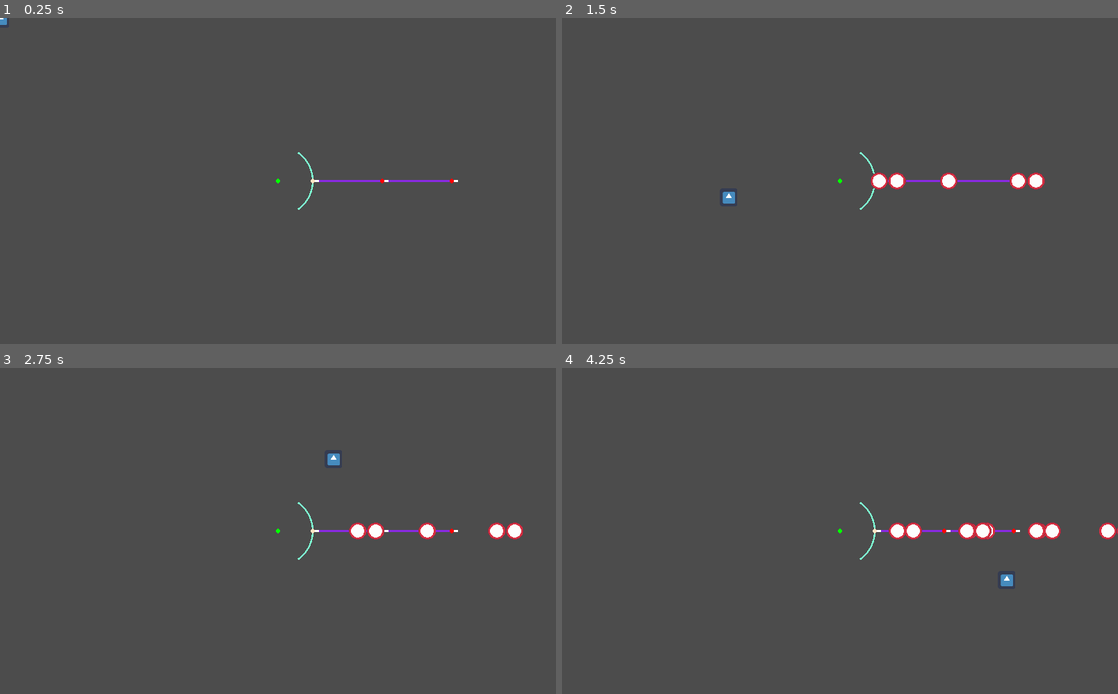
Above: before the commit, frames 1-4 (two rows, left to right).
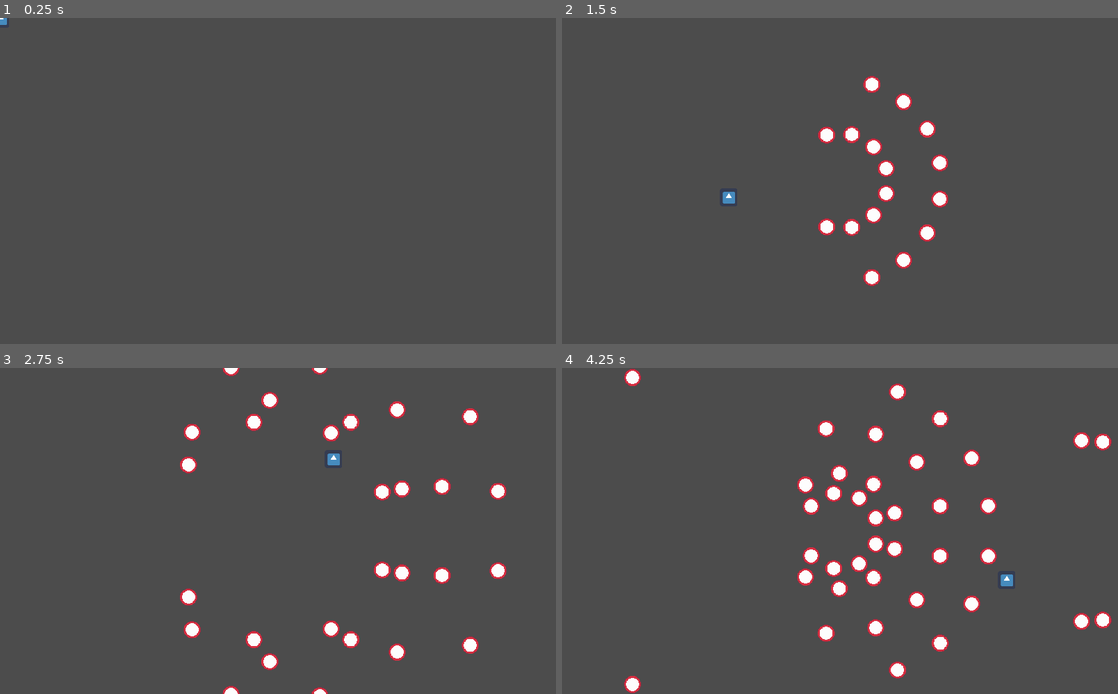
Above: after the commit, the same moments.

Repository: flimsy-window/gebs
Game: Godot game, scene res://scenes/test_scene.tscn
The game is run twice, just before and just after one commit, with the same random seed, the same clock (stepped at 60 frames per second) and the same inputs. The engine's default icon, where the game draws it, is replaced by a stand-in: a white triangle on a blue panel in a dark square.
Inputs (mouse positions are in pixels of both pictures, inside the frame that each line leads up to):
- Up to frame 1 (0.25 s): no input
- Up to frame 2 (1.5 s): tap Enter at 0.5 s; move the mouse to (962, 164) at 0.52 s; press the mouse at (962, 164) at 0.53 s; tap Middle mouse button (MIDDLE_CLICK) at 0.8, 1.35 s; move the mouse to (728, 197) at 1.27 s; release the mouse at (728, 197) at 1.28 s
- Up to frame 3 (2.75 s): right-click (166, 547) at 1.55 s; move the mouse to (333, 459) at 2.02 s; hold Right mouse button (RIGHT_CLICK) from 2.03 s (still down); click (333, 459) at 2.3 s
- Up to frame 4 (4.25 s): move the mouse to (812, 596) at 2.77 s; release Right mouse button (RIGHT_CLICK) at 2.78 s; click (812, 596) at 2.85 s; tap Middle mouse button (MIDDLE_CLICK) at 3.05 s; move the mouse to (1006, 579) at 3.52 s; hold Middle mouse button (MIDDLE_CLICK) from 3.53 s (still down); right-click (1006, 579) at 3.8 s

The runs differ from the first frame. In frame 1, 0.2% of the frame differs, in the area x 49-83%, y 41-59%; in frame 2, 2.9%; in frame 3, 4.2%; in frame 4, 6.1%, in the area x 11-100%, y 0-100%.

Commit message:
Fixed dumb mistakes

Diff:
--- a/project.godot
+++ b/project.godot
@@ -14,12 +14,17 @@
 "language": "GDScript",
 "path": "res://scripts/for_testing/bullet.gd"
 }, {
+"base": "Area2D",
+"class": "BulletContainer",
+"language": "GDScript",
+"path": "res://scripts/bullet_container.gd"
+}, {
 "base": "Resource",
 "class": "BulletResource",
 "language": "GDScript",
 "path": "res://scripts/bullet_resource.gd"
 }, {
-"base": "Area2D",
+"base": "Node2D",
 "class": "BulletSpawner",
 "language": "GDScript",
 "path": "res://scripts/bullet_spawner_class.gd"
@@ -31,6 +36,7 @@
 } ]
 _global_script_class_icons={
 "Bullet": "",
+"BulletContainer": "",
 "BulletResource": "",
 "BulletSpawner": "",
 "RadialBulletSpawner": ""
--- a/resources/test_bullet.tres
+++ b/resources/test_bullet.tres
@@ -6,7 +6,7 @@
 [resource]
 script = ExtResource( 1 )
 bullet = ExtResource( 2 )
-max_speed = 1.0
+max_speed = 3.0
 acceleration = 0.75
 knockback_power = 30
 lifetime = 0
--- a/scenes/test_scene.tscn
+++ b/scenes/test_scene.tscn
@@ -1,17 +1,21 @@
-[gd_scene load_steps=8 format=2]
+[gd_scene load_steps=11 format=2]
 
 [ext_resource path="res://scripts/radial_bullet_spawner.gd" type="Script" id=1]
 [ext_resource path="res://resources/test_bullet.tres" type="Resource" id=2]
 [ext_resource path="res://scripts/for_testing/target.gd" type="Script" id=3]
 [ext_resource path="res://icon.png" type="Texture" id=4]
 [ext_resource path="res://scripts/for_testing/main.gd" type="Script" id=5]
+[ext_resource path="res://scripts/bullet_container.gd" type="Script" id=6]
+[ext_resource path="res://scripts/for_testing/test_timer.gd" type="Script" id=7]
 
 [sub_resource type="CircleShape2D" id=1]
 radius = 32.0
 
-[sub_resource type="Animation" id=2]
+[sub_resource type="Animation" id=3]
+resource_name = "demo"
+length = 30.0
 tracks/0/type = "value"
-tracks/0/path = NodePath(".:point_curve")
+tracks/0/path = NodePath("bullet_spawner:spawn_mode")
 tracks/0/interp = 1
 tracks/0/loop_wrap = true
 tracks/0/imported = false
@@ -19,38 +23,172 @@
 tracks/0/keys = {
 "times": PoolRealArray( 0 ),
 "transitions": PoolRealArray( 1 ),
+"update": 1,
+"values": [ 0 ]
+}
+tracks/1/type = "value"
+tracks/1/path = NodePath("bullet_spawner:arc_width_degrees")
+tracks/1/interp = 1
+tracks/1/loop_wrap = true
+tracks/1/imported = false
+tracks/1/enabled = true
+tracks/1/keys = {
+"times": PoolRealArray( 0, 2, 5, 6.5 ),
+"transitions": PoolRealArray( 1, 1, 1, 1 ),
 "update": 0,
-"values": [ 491.27 ]
+"values": [ 110.0, 360.0, 360.0, 180.0 ]
+}
+tracks/2/type = "value"
+tracks/2/path = NodePath("bullet_spawner:bullet_angle")
+tracks/2/interp = 1
+tracks/2/loop_wrap = true
+tracks/2/imported = false
+tracks/2/enabled = true
+tracks/2/keys = {
+"times": PoolRealArray( 0, 3.5, 4, 4.5, 5.5, 6.5, 7 ),
+"transitions": PoolRealArray( 1, 1, 1, 1, 1e+06, 1, 1 ),
+"update": 0,
+"values": [ 0.0, 0.0, -179.9, -179.9, 179.9, 0.0, 0.0 ]
+}
+tracks/3/type = "value"
+tracks/3/path = NodePath("bullet_spawner:arc_rotation_degrees")
+tracks/3/interp = 1
+tracks/3/loop_wrap = true
+tracks/3/imported = false
+tracks/3/enabled = true
+tracks/3/keys = {
+"times": PoolRealArray( 0, 2.5, 3.5, 5, 5.6, 6.5 ),
+"transitions": PoolRealArray( 1, 1, 1, 1, 1, 1 ),
+"update": 0,
+"values": [ 0.0, 0.0, 45.0, 0.0, 0.0, 360.0 ]
+}
+tracks/4/type = "value"
+tracks/4/path = NodePath("bullet_spawner:point_count")
+tracks/4/interp = 1
+tracks/4/loop_wrap = true
+tracks/4/imported = false
+tracks/4/enabled = true
+tracks/4/keys = {
+"times": PoolRealArray( 0 ),
+"transitions": PoolRealArray( 1 ),
+"update": 1,
+"values": [ 8 ]
+}
+tracks/5/type = "value"
+tracks/5/path = NodePath("bullet_spawner:rotation_speed")
+tracks/5/interp = 1
+tracks/5/loop_wrap = true
+tracks/5/imported = false
+tracks/5/enabled = true
+tracks/5/keys = {
+"times": PoolRealArray( 0, 5.6 ),
+"transitions": PoolRealArray( 1, 1 ),
+"update": 1,
+"values": [ 0.0, 4.0 ]
+}
+
+[sub_resource type="Animation" id=2]
+tracks/0/type = "value"
+tracks/0/path = NodePath("bullet_spawner:point_count")
+tracks/0/interp = 1
+tracks/0/loop_wrap = true
+tracks/0/imported = false
+tracks/0/enabled = true
+tracks/0/keys = {
+"times": PoolRealArray( 0 ),
+"transitions": PoolRealArray( 1 ),
+"update": 1,
+"values": [ 5 ]
+}
+tracks/1/type = "value"
+tracks/1/path = NodePath("bullet_spawner:arc_width_degrees")
+tracks/1/interp = 1
+tracks/1/loop_wrap = true
+tracks/1/imported = false
+tracks/1/enabled = true
+tracks/1/keys = {
+"times": PoolRealArray( 0 ),
+"transitions": PoolRealArray( 1 ),
+"update": 0,
+"values": [ 360.0 ]
+}
+tracks/2/type = "value"
+tracks/2/path = NodePath("bullet_spawner:arc_rotation_degrees")
+tracks/2/interp = 1
+tracks/2/loop_wrap = true
+tracks/2/imported = false
+tracks/2/enabled = true
+tracks/2/keys = {
+"times": PoolRealArray( 0 ),
+"transitions": PoolRealArray( 1 ),
+"update": 0,
+"values": [ -252.0 ]
+}
+tracks/3/type = "value"
+tracks/3/path = NodePath("bullet_spawner:spawn_mode")
+tracks/3/interp = 1
+tracks/3/loop_wrap = true
+tracks/3/imported = false
+tracks/3/enabled = true
+tracks/3/keys = {
+"times": PoolRealArray( 0 ),
+"transitions": PoolRealArray( 1 ),
+"update": 1,
+"values": [ 2 ]
 }
 
 [node name="main" type="Node2D"]
-position = Vector2( 512, 300 )
 script = ExtResource( 5 )
 
-[node name="bullet_spawner" type="Area2D" parent="."]
+[node name="bullet_container" type="Area2D" parent="."]
 collision_mask = 1024
+script = ExtResource( 6 )
+__meta__ = {
+"_edit_group_": true
+}
+
+[node name="bullet_spawner" type="Node2D" parent="."]
+position = Vector2( 512, 300 )
 script = ExtResource( 1 )
+__meta__ = {
+"_edit_group_": true
+}
+VISUAL = false
+bullet_container = NodePath("../bullet_container")
 bullet_res = ExtResource( 2 )
-point_count = 16
-spawn_mode = 1
-line_mode = 1
-line_point_count = 3
-line_length = 256
+pool_size = 800
+point_count = 5
+spawn_mode = 2
+line_point_count = 10
+line_length = 400
+arc_width_degrees = 360.0
 
 [node name="target" type="Sprite" parent="."]
 scale = Vector2( 0.5, 0.5 )
 texture = ExtResource( 4 )
 script = ExtResource( 3 )
+__meta__ = {
+"_edit_group_": true,
+"_edit_lock_": true
+}
 
 [node name="Area2D" type="Area2D" parent="target"]
 collision_layer = 1024
 
 [node name="CollisionShape2D" type="CollisionShape2D" parent="target/Area2D"]
 shape = SubResource( 1 )
+disabled = true
 
 [node name="Tween" type="Tween" parent="target"]
 
 [node name="AnimationPlayer" type="AnimationPlayer" parent="."]
+anims/demo = SubResource( 3 )
 anims/star = SubResource( 2 )
 
+[node name="Timer" type="Timer" parent="."]
+wait_time = 0.2
+script = ExtResource( 7 )
+
 [connection signal="area_shape_entered" from="target/Area2D" to="target" method="_on_area_shape_entered"]
+[connection signal="timeout" from="Timer" to="bullet_spawner" method="spawn_bullet"]
+[connection signal="timeout" from="Timer" to="Timer" method="_timeout"]
--- /dev/null
+++ b/scripts/bullet_container.gd
@@ -0,0 +1,54 @@
+extends Area2D
+class_name BulletContainer
+"""
+	This class can be used as a singleton if all bullets in the game react with
+	the same objects.
+	Using different bullet containers can allow bullets to be grouped together
+	based on collision.
+"""
+
+var pools: = {}
+var all_bullets: = []
+
+# ---------------------------------------------------------------------------- #
+func initialize_pool(bullet_res: Resource, pool_size: int) -> BulletPool:
+	print("initialize pool: ", float(OS.get_ticks_msec()) / 1000.0)
+	var _complete: bool
+	var pool: = BulletPool.new()
+	var pool_id: = pools.size()
+	pools[pool_id] = pool
+
+	for i in pool_size:
+		var bullet: Bullet = bullet_res.bullet.instance()
+		setup_bullet(bullet, bullet_res)
+		bullet.pool_id = pool_id
+		bullet.connect("reallocate", self, "reallocate_bullet", [i])
+		pool.all_bullets.append(bullet)
+		all_bullets.append(bullet)
+		pool.pool.append(bullet)
+		add_child(bullet)
+
+	print("bullets added to scene %s: %s" % [self, float(OS.get_ticks_msec()) / 1000.0])
+	return pool
+
+func setup_bullet(bullet: Bullet, bullet_res: Resource):
+	bullet.max_speed = bullet_res.max_speed
+	bullet.acceleration = bullet_res.acceleration
+	bullet.knockback_power = bullet_res.knockback_power
+	bullet.lifetime = bullet_res.lifetime
+
+	bullet.position = Vector2.ZERO
+	bullet.visible = false
+
+func reallocate_bullet(shape_id: int):
+	var bullet: Bullet = all_bullets[shape_id]
+	var pool: BulletPool = pools[bullet.pool_id]
+	bullet.reallocate()
+	if !bullet.is_local:
+		pool.pool.push_back(bullet)
+
+
+# ---------------------------------------------------------------------------- #
+class BulletPool:
+	var all_bullets: = []
+	var pool: = []
--- a/scripts/bullet_spawner_class.gd
+++ b/scripts/bullet_spawner_class.gd
@@ -1,4 +1,4 @@
-extends Area2D
+extends Node2D
 class_name BulletSpawner
 """
 Base class for BulletSpawners; bullet pooling and helper functions
@@ -7,6 +7,7 @@
 # ---------------------------------------------------------------------------- #
 export var VISUAL: bool = true
 
+export var bullet_container: NodePath
 export var bullet_res: Resource
 export var local_bullets: bool setget set_local_bullets
 export var pool_size: = 100
@@ -21,17 +22,15 @@
 
 # ---------------------------------------------------------------------------- #
 var active: = false setget set_active
-var all_bullets: = []
-var pool: = []
+var pool: Reference
 var local_pool: = []
 var spawn_points: = []
 var update_spawn_points: = true
 var update_speed_modifier: = false
 var update_scale_modifier: = false
 
+
 var target setget set_target
-var shots_fired: int
-var can_shoot: = true
 
 
 # ---------------------------------------------------------------------------- #
@@ -52,60 +51,11 @@
 # ---------------------------------------------------------------------------- #
 func _ready():
 	_setup()
-	_initialize_pool()
+	pool = get_node(bullet_container).initialize_pool(bullet_res, pool_size)
 	update()
 
 func _setup():
 	self.active = active
-
-
-# ---------------------------------------------------------------------------- #
-func _initialize_pool():
-	if !bullet_res:
-		return
-	print("initialize pool: ", float(OS.get_ticks_msec()) / 1000.0)
-
-	var _complete: bool
-	var n: = 0
-
-	while !_complete:
-		for i in pool_size:
-			var bullet: Bullet = bullet_res.bullet.instance()
-			_initialize_bullet(bullet)
-			all_bullets.append(bullet)
-			pool.append(bullet)
-
-			# stagger loading
-			n += 1
-			if n == 10:
-				n = 0
-				yield(get_tree(), "idle_frame")
-			add_child(bullet)
-		_complete = true
-	print("bullets added to scene %s: %s" % [self, float(OS.get_ticks_msec()) / 1000.0])
-
-func _initialize_bullet(bullet: Bullet):
-	bullet.max_speed = bullet_res.max_speed
-	bullet.acceleration = bullet_res.acceleration
-	bullet.knockback_power = bullet_res.knockback_power
-	bullet.lifetime = bullet_res.lifetime
-
-	bullet.position = Vector2.ZERO
-#	bullet.connect("reallocate", self, "_reallocate_bullet")
-	bullet.visible = false
-
-	if bullet_scale_modifier:
-		var scale_mod: = rand_modifier(bullet_scale_modifier)
-		bullet.apply_scale_modifier(scale_mod)
-	if bullet_speed_modifier:
-		var speed_mod: = rand_modifier(bullet_speed_modifier)
-		bullet.apply_speed_modifier(speed_mod)
-
-func reallocate_bullet(shape_id):
-	var bullet: Bullet = all_bullets[shape_id]
-	bullet.reallocate()
-	if !bullet.is_local:
-		pool.push_back(bullet)
 
 
 # ---------------------------------------------------------------------------- #
@@ -127,7 +77,7 @@
 				bullet.reallocate()
 			else:
 				var pos: Vector2 = spawn_points[idx]
-				bullet.position = pos
+				bullet.position = pos + global_position
 			idx += 1
 
 func release_local_bullets(speed: = bullet_res.max_speed):
@@ -182,14 +132,14 @@
 func set_bullet_scale_modifier(value: float):
 	if bullet_scale_modifier != value:
 		bullet_scale_modifier = value
-		for bullet in all_bullets:
+		for bullet in pool.all_bullets:
 			var scale_mod: = rand_modifier(bullet_scale_modifier) if bullet_scale_modifier else 0.0
 			bullet.apply_scale_modifier(scale_mod)
 
 func set_bullet_speed_modifier(value: float):
 	if bullet_speed_modifier != value:
 		bullet_speed_modifier = value
-		for bullet in all_bullets:
+		for bullet in pool.all_bullets:
 			var speed_mod: = rand_modifier(bullet_speed_modifier) if bullet_speed_modifier else 0.0
 			bullet.apply_speed_modifier(speed_mod)
 
--- a/scripts/for_testing/bullet.gd
+++ b/scripts/for_testing/bullet.gd
@@ -1,6 +1,7 @@
 extends CollisionShape2D
 class_name Bullet
 
+signal reallocate
 signal _continue
 
 export var align_sprite: bool
@@ -19,6 +20,7 @@
 var velocity: Vector2
 
 var active: bool setget set_active
+var pool_id: int
 var is_local: bool
 
 var elapsed_time: float
@@ -98,4 +100,4 @@
 		max_speed = _speed
 
 func _on_VisibilityNotifier2D_screen_exited():
-	reallocate()
+	emit_signal("reallocate")
--- a/scripts/for_testing/main.gd
+++ b/scripts/for_testing/main.gd
@@ -5,3 +5,8 @@
 
 func _ready():
 	bullet_spawner.target = target
+
+func _input(event):
+	if event.is_action_pressed("LEFT_CLICK"):
+		$AnimationPlayer.stop(true)
+		$AnimationPlayer.play("demo")
--- a/scripts/for_testing/target.gd
+++ b/scripts/for_testing/target.gd
@@ -1,14 +1,16 @@
 extends Sprite
 
-#func _ready():
-#	get_parent().target = self
+onready var tween: = $Tween as Tween
 
 func _physics_process(delta):
 	global_position = get_global_mouse_position()
 
 func hit():
-	pass
+	tween.interpolate_property(	self, "modulate", Color.red, Color.white, .5,
+								Tween.TRANS_QUART, Tween.EASE_OUT)
+	tween.start()
 
 func _on_area_shape_entered(area_id, area, area_shape, local_shape):
 	hit()
+#	area.all_bullets[area_shape].set_physics_process(false)
 	area.reallocate_bullet(area_shape)
--- /dev/null
+++ b/scripts/for_testing/test_timer.gd
@@ -0,0 +1,14 @@
+extends Timer
+
+
+func _input(event):
+	if event.is_action_pressed("RIGHT_CLICK"):
+		if is_stopped():
+			start()
+		else:
+			stop()
+
+
+func _timeout():
+	pass
+#	start()
--- a/scripts/radial_bullet_spawner.gd
+++ b/scripts/radial_bullet_spawner.gd
@@ -3,6 +3,7 @@
 
 enum CircleState {CIRCUMFERENCE, ARC}
 enum SpawnMode {RADIAL, LINE, MULTI_LINE}
+enum ReleaseMode {RADIAL, LINE}
 enum AimMode {NONE, TARGET}
 enum LineMode {CENTERED, END}
 enum RandBulletAngleMode {OFF=1, ZERO_TO_SIGN=0, FULL_RANGE=-1}
@@ -13,6 +14,7 @@
 
 # ---------------------------------------------------------------------------- #
 export (SpawnMode) var spawn_mode setget set_spawn_mode
+export (ReleaseMode) var local_release_mode
 export (AimMode) var aim_mode setget set_aim_mode
 export (LineMode) var line_mode setget set_line_mode
 export var rand_spawn_points: bool
@@ -121,14 +123,14 @@
 	var p: = []; var dupes: = []
 	var n: = 0; var idx: = 0			# MultiLine midpoint idx and counter
 	for pos in spawn_points:
-		if pool.empty():	break
+		if pool.pool.empty():	break
 		if remove_dupes:
 			var skip: = p.has(pos)
 			p.append(pos)
 			if skip:
 				dupes.append(p)
 				continue
-		var bullet: Bullet = pool.pop_front()
+		var bullet: Bullet = pool.pool.pop_front()
 
 		var dir: Vector2
 		if global_dir:
@@ -144,6 +146,7 @@
 						n = 0
 						idx += 1
 		pos -= spawn_offset
+		pos += global_position
 		if local_bullets:
 			bullet.is_local = true
 			bullet.max_speed = 0
@@ -163,15 +166,17 @@
 		if global_dir:
 			dir = global_dir
 		else:
-			match spawn_mode:
-				SpawnMode.RADIAL:
-					dir = calculate_bullet_direction(bullet.position)
-				SpawnMode.LINE, SpawnMode.MULTI_LINE:
+			match local_release_mode:
+				ReleaseMode.RADIAL:
+					dir = calculate_bullet_direction(to_local(bullet.position))
+				ReleaseMode.LINE:
 					if !n:
-						var next_bullet: Bullet = local_pool[idx * line_point_count + 1]
+						var next_bullet: Bullet = local_pool[idx * line_point_count + line_point_count - 1]
 						if next_bullet:
-							var local_dir: Vector2 = (bullet.position - next_bullet.position).normalized()
-							line_dir = calculate_bullet_direction(bullet.position - (line_length * 0.5 * local_dir))
+							var local_pos: Vector2 = bullet.global_position - next_bullet.global_position
+							var local_dir: Vector2 = local_pos.normalized()
+							var point_pos: = to_local(bullet.position) - line_length * 0.5 * local_dir
+							line_dir = calculate_bullet_direction(point_pos)
 					dir = line_dir
 					n += 1
 					if n == line_point_count:
@@ -197,7 +202,7 @@
 				randomize_arc_points()
 			else:
 				calculate_points_on_arc()
-#
+
 		SpawnMode.LINE:
 			var midpoint: = calculate_point_on_circle(0)
 			calculate_points_on_line(0)
